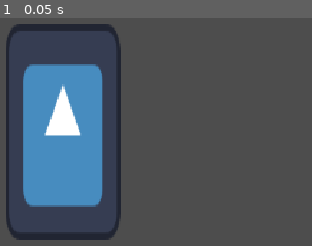
Above: before the commit, frame 1.
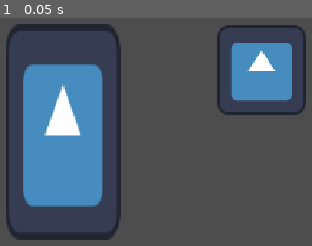
Above: after the commit, the same moment.

Repository: NecroisV/game_project
Game: Godot game, scene res://node_2d.tscn
The game is run twice, just before and just after one commit, with the same random seed, the same clock (stepped at 60 frames per second) and the same inputs. The engine's default icon, where the game draws it, is replaced by a stand-in: a white triangle on a blue panel in a dark square.
Inputs:
- Up to frame 1 (0.05 s): no input

The runs differ from the first frame. In frame 1, 6.5% of the frame differs, in the area x 69-99%, y 3-43%.

Commit message:
small fixes with few scripts

Diff:
--- a/attack.gd
+++ b/attack.gd
@@ -1,18 +1,18 @@
 extends Object
 class_name Attack
 
-var attack_name: String			 	#name of an attack
+var attack_name: String			 	#name of an attack (possibly also of an animation)
 
-var damage							#damage of an attack
+var damage: int						#damage of an attack
 
 var base_cost: int  				#base cost of an attack
 var repeat_cost: int 	 			#additional cost when attacking after the same attack
 var from_different_cost: int 	 	#additional cost when attacking after a different attack
 
-var base_chance: int 	 			#chance for an enemy to use the attack this one is stays the same the whole time
-var chance: int = base_chance 		#chance for an enemy to use the attack this one is going to be modified
+var base_chance: float 	 			#chance for an enemy to use the attack this one is stays the same the whole time
+var chance: float = base_chance 	#chance for an enemy to use the attack this one is going to be modified
 
-var attack_gap_list: Array = [] 	#specified by the attacker
+var attack_gap_list: Array		 	#specified by the attacker
 
 var length_of_attack: int			#how many frames will the attack take
 var length_of_hitting: int			#in how many frames the attack will colide with the player character
--- a/node_2d.tscn
+++ b/node_2d.tscn
@@ -2,6 +2,7 @@
 
 [ext_resource type="Texture2D" uid="uid://4q335xxs2p" path="res://icon.svg" id="1_0e48y"]
 [ext_resource type="Script" uid="uid://d2im0v0piayct" path="res://game_master.gd" id="2_0e48y"]
+[ext_resource type="Script" uid="uid://g8w0vbhp8x4u" path="res://pierce.gd" id="3_epypp"]
 
 [node name="Node2D" type="Node2D" unique_id=227548316]
 
@@ -15,3 +16,8 @@
 
 [node name="Camera2D" type="Camera2D" parent="." unique_id=1528986363]
 position = Vector2(75, 76)
+
+[node name="Icon2" type="Sprite2D" parent="." unique_id=321310502]
+position = Vector2(371, 69)
+texture = ExtResource("1_0e48y")
+script = ExtResource("3_epypp")
